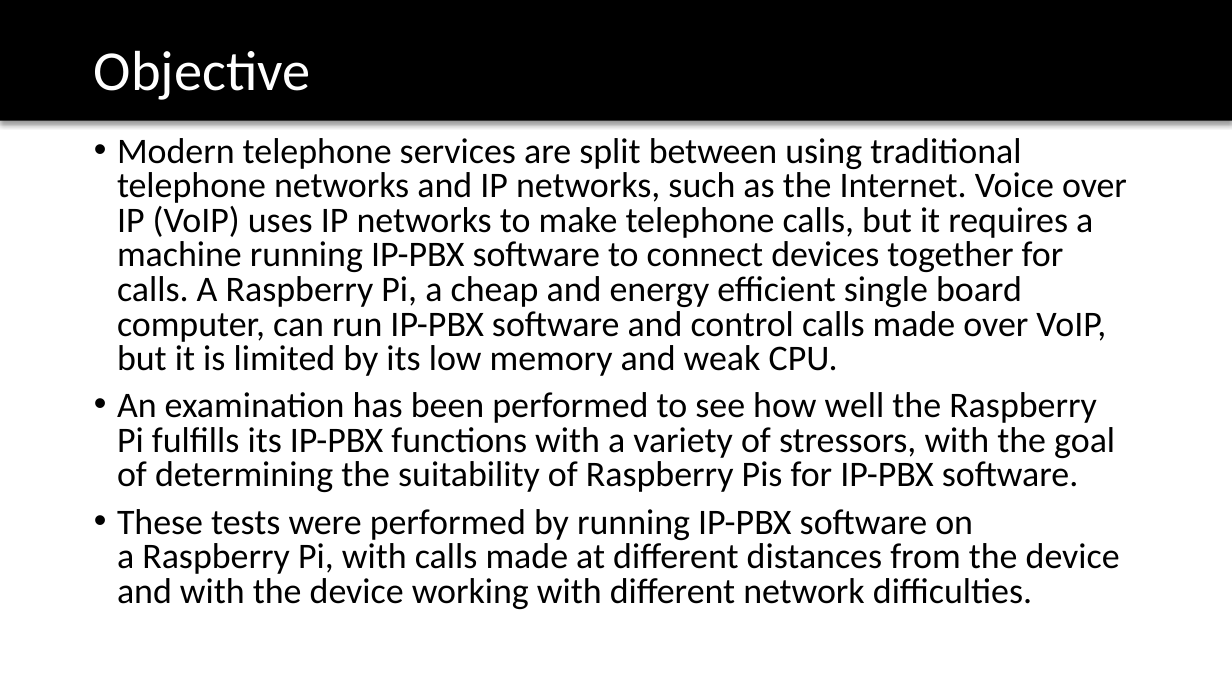
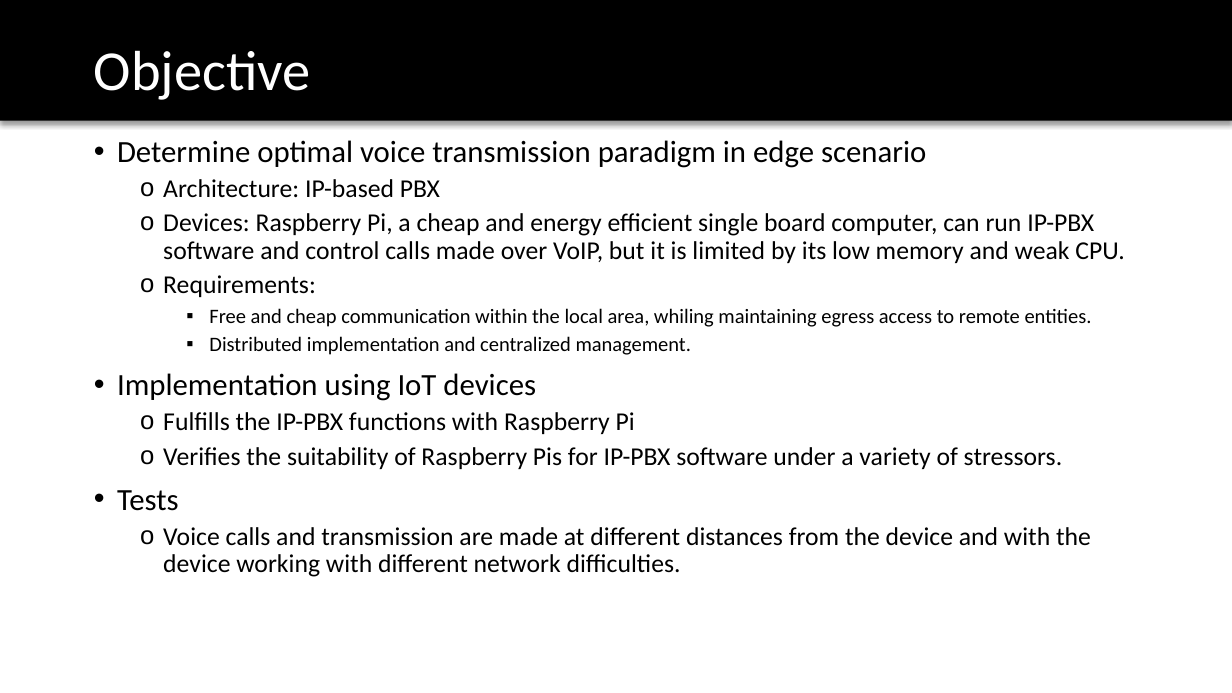
Before and after one commit to TrupeshKumarPatel/IoT_RaspberryPi, a slide deck: slide 4 of project_presentation/VoIP_final_presentation.pptx. Drawn at 1232x693 pixels with LibreOffice and Linux fonts; fonts in the diff are those of the drawing; background and template pictures are left out. Boxes give left, top, right and bottom in pixels: in the first picture for what was removed or moved away, otherwise in the second. Text is boxed around its words. In the diff, an @@ line names an element or a change of style, - is before the commit and + after.

```diff
--- a/project_presentation/VoIP_final_presentation.pptx
+++ b/project_presentation/VoIP_final_presentation.pptx
@@ text at bbox=[117, 140, 1124, 577]: text changed; size 28 to 20 pt @@
-• Modern telephone services are split between using traditional telephone networks and IP networks, such as the Internet. Voice over IP (VoIP) uses IP networks to make telephone calls, but it requires a machine running IP-PBX software to connect devices together for calls. A Raspberry Pi, a cheap and energy efficient single board computer, can run IP-PBX software and control calls made over VoIP, but it is limited by its low memory and weak CPU.
-• An examination has been performed to see how well the Raspberry Pi fulfills its IP-PBX functions with a variety of stressors, with the goal of determining the suitability of Raspberry Pis for IP-PBX software.
-• These tests were performed by running IP-PBX software on a Raspberry Pi, with calls made at different distances from the device and with the device working with different network difficulties.
+• Determine optimal voice transmission paradigm in edge scenario
+  o Architecture: IP-based PBX
+  o Devices: Raspberry Pi, a cheap and energy efficient single board computer, can run IP-PBX software and control calls made over VoIP, but it is limited by its low memory and weak CPU.
+  o Requirements:
+    ▪ Free and cheap communication within the local area, whiling maintaining egress access to remote entities.
+    ▪ Distributed implementation and centralized management.
+• Implementation using IoT devices
+  o Fulfills the IP-PBX functions with Raspberry Pi
+  o Verifies the suitability of Raspberry Pis for IP-PBX software under a variety of stressors.
+• Tests
+  o Voice calls and transmission are made at different distances from the device and with the device working with different network difficulties.
```
Also in this commit, not shown: 7 other slides changed, 6 slides added, 1 slide removed, 2 other files.
